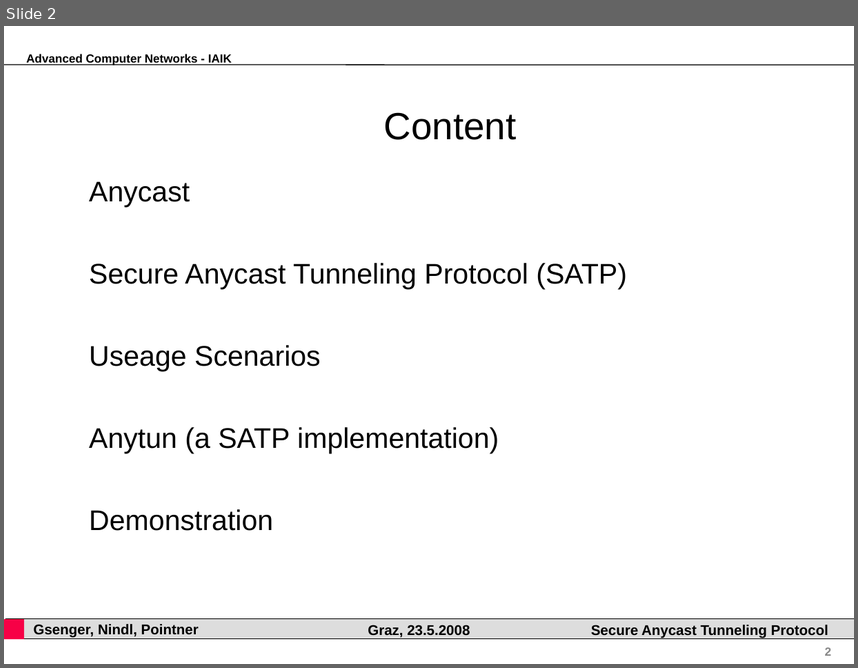
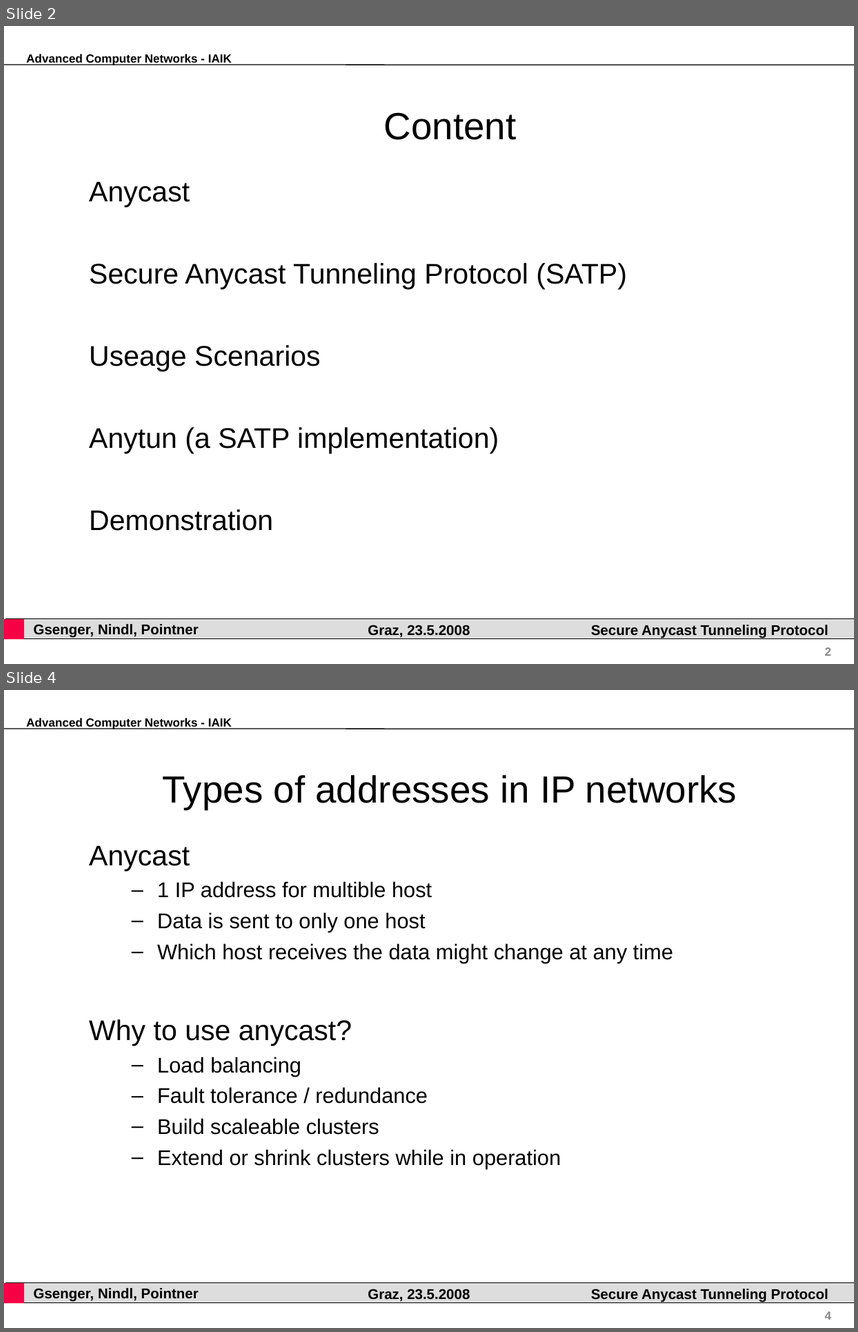
Before and after one commit to pyhedgehog/anytun, a slide deck: papers/acn.ppt. Shown one above the other, each under a label of ours: slide 2 before the commit, slides 2 and 4 after it; the slides between them are not shown. The pictures are 858x668 and 858x1332 pixels, drawn with LibreOffice and Linux fonts; fonts in the diff are those of the drawing; background and template pictures are left out. Boxes give left, top, right and bottom in pixels: in the first picture for what was removed or moved away, otherwise in the second. Text is boxed around its words. In the diff, an @@ line names an element or a change of style, - is before the commit and + after.

```diff
--- a/papers/acn.ppt
+++ b/papers/acn.ppt
@@ slide 4 added at bbox=[4, 690, 854, 1328], background #FFFFFF; not listed: 7 template elements that a slide beside it also shows @@
@@ title added at bbox=[162, 775, 737, 809], 32 pt, text #000000 @@
+Types of addresses in IP networks
@@ text added at bbox=[89, 845, 673, 1168], 18 pt, text #000000 @@
+Anycast
+  – 1 IP address for multible host
+  – Data is sent to only one host
+  – Which host receives the data might change at any time
+Why to use anycast?
+  – Load balancing
+  – Fault tolerance / redundance
+  – Build scaleable clusters
+  – Extend or shrink clusters while in operation
```
Also in this commit, not shown: 1 slide changed, 5 other slides added, 2 other files.
